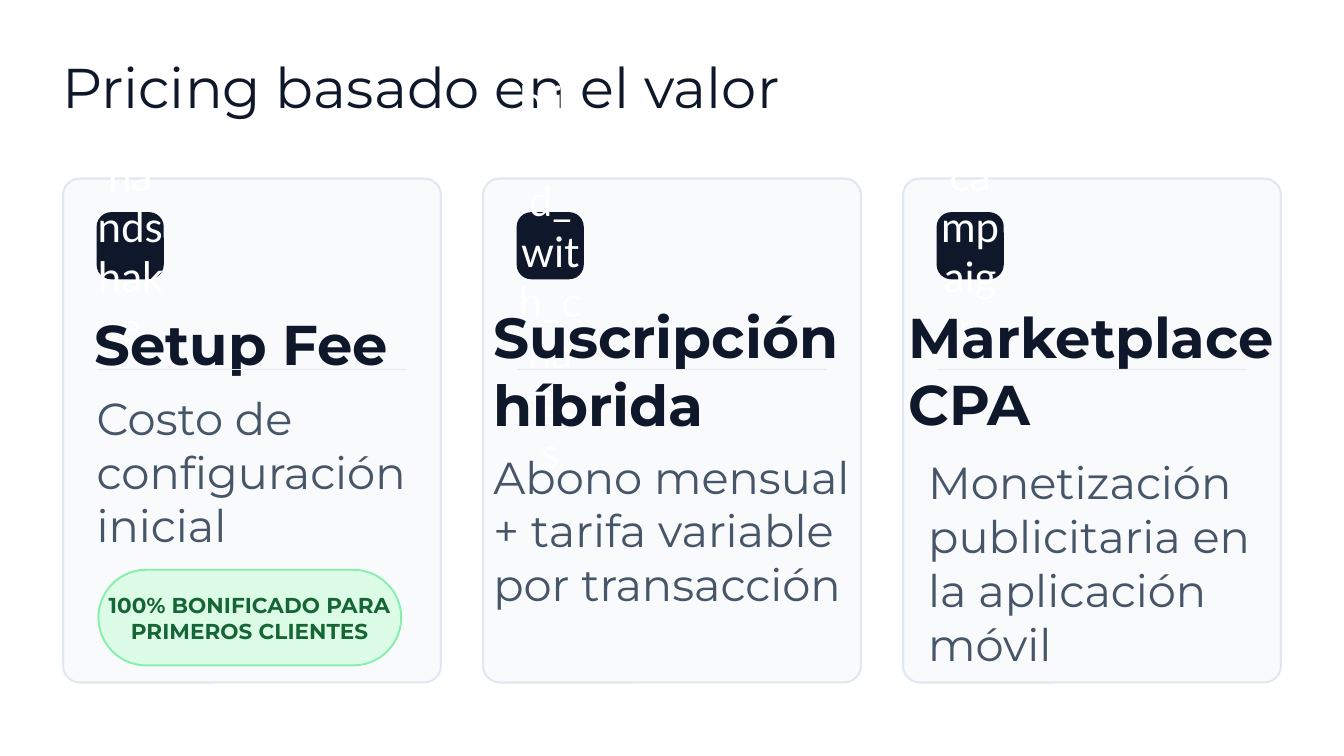
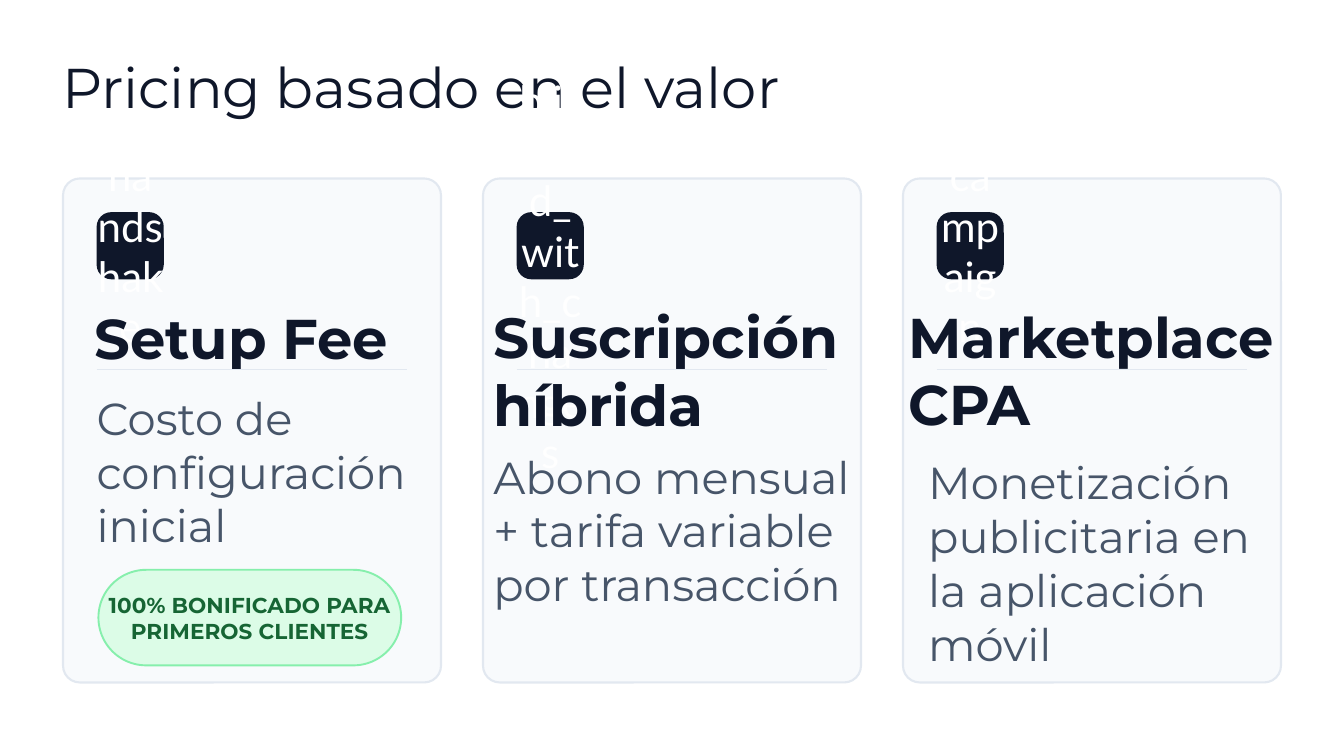
Before and after one commit to TrabajoProfesional-AGGZ/documentacion, a slide deck: slide 24 of entrega_final/defensa/Presentacion_SocioUnido.pptx (slide 22 before the commit). Drawn at 1344x756 pixels with LibreOffice and Linux fonts; fonts in the diff are those of the drawing; background and template pictures are left out. Boxes give left, top, right and bottom in pixels: in the first picture for what was removed or moved away, otherwise in the second. Text is boxed around its words. In the diff, an @@ line names an element or a change of style, - is before the commit and + after.

```diff
--- a/entrega_final/defensa/Presentacion_SocioUnido.pptx
+++ b/entrega_final/defensa/Presentacion_SocioUnido.pptx
@@ text "Setup Fee": place and size @@
-text "Setup Fee" at <box>94,325,389,376</box>
+text "Setup Fee" at <box>94,319,389,369</box>
```
Also in this commit, not shown: 3 other slides changed, 4 slides added, 2 slides removed, 3 other files.
